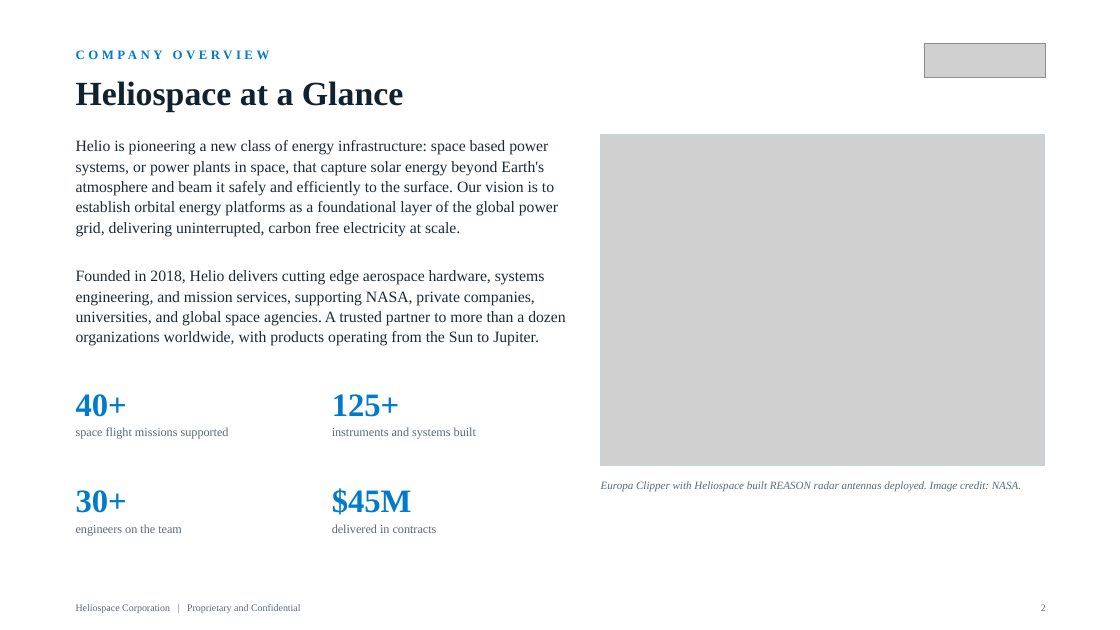
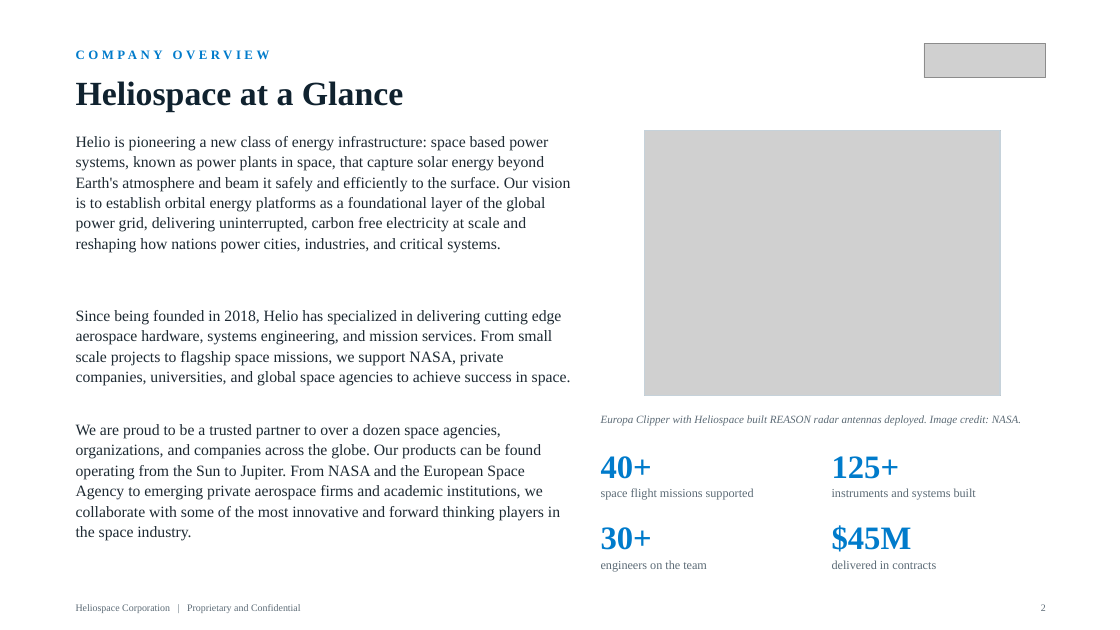
Before and after one commit to anthonyleedu/anthonyleedu, a slide deck: slide 2 of Heliospace_Investor_Overview.pptx. Drawn at 1120x630 pixels with LibreOffice and Linux fonts; fonts in the diff are those of the drawing; grey boxes stand for pictures. Boxes give left, top, right and bottom in pixels: in the first picture for what was removed or moved away, otherwise in the second. Text is boxed around its words. In the diff, an @@ line names an element or a change of style, - is before the commit and + after.

```diff
--- a/Heliospace_Investor_Overview.pptx
+++ b/Heliospace_Investor_Overview.pptx
@@ text at <box>76,136,570,252</box>: text changed @@
-Helio is pioneering a new class of energy infrastructure: space based power systems, or power plants in space, that capture solar energy beyond Earth's atmosphere and beam it safely and efficiently to the surface. Our vision is to establish orbital energy platforms as a foundational layer of the global power grid, delivering uninterrupted, carbon free electricity at scale.
+Helio is pioneering a new class of energy infrastructure: space based power systems, known as power plants in space, that capture solar energy beyond Earth's atmosphere and beam it safely and efficiently to the surface. Our vision is to establish orbital energy platforms as a foundational layer of the global power grid, delivering uninterrupted, carbon free electricity at scale and reshaping how nations power cities, industries, and critical systems.
@@ picture: place and size @@
-picture at <box>601,134,1044,465</box>
+picture at <box>644,130,1000,396</box>
@@ rectangle: place and size @@
-rectangle at <box>601,134,1044,465</box>
+rectangle at <box>644,130,1000,396</box>
@@ text at <box>76,310,571,385</box>: text changed @@
-Founded in 2018, Helio delivers cutting edge aerospace hardware, systems engineering, and mission services, supporting NASA, private companies, universities, and global space agencies. A trusted partner to more than a dozen organizations worldwide, with products operating from the Sun to Jupiter.
+Since being founded in 2018, Helio has specialized in delivering cutting edge aerospace hardware, systems engineering, and mission services. From small scale projects to flagship space missions, we support NASA, private companies, universities, and global space agencies to achieve success in space.
@@ text "Europa Clipper with Heliospace built ...": place and size @@
-text "Europa Clipper with Heliospace built ..." at <box>601,481,1021,491</box>
+text "Europa Clipper with Heliospace built ..." at <box>601,415,1021,426</box>
@@ text added at <box>76,424,560,540</box>, 13.5 pt, text #1E2A33 @@
+We are proud to be a trusted partner to over a dozen space agencies, organizations, and companies across the globe. Our products can be found operating from the Sun to Jupiter. From NASA and the European Space Agency to emerging private aerospace firms and academic institutions, we collaborate with some of the most innovative and forward thinking players in the space industry.
@@ text "40+": place and size @@
-text "40+" at <box>76,394,127,417</box>
+text "40+" at <box>601,456,652,479</box>
@@ text "125+": place and size @@
-text "125+" at <box>332,394,400,417</box>
+text "125+" at <box>832,456,900,479</box>
@@ text "space flight missions supported": place and size @@
-text "space flight missions supported" at <box>76,427,229,439</box>
+text "space flight missions supported" at <box>601,488,754,500</box>
@@ text "instruments and systems built": place and size @@
-text "instruments and systems built" at <box>332,427,476,439</box>
+text "instruments and systems built" at <box>832,488,976,500</box>
@@ text "30+": place and size @@
-text "30+" at <box>76,490,127,513</box>
+text "30+" at <box>601,527,652,550</box>
@@ text "$45M": place and size @@
-text "$45M" at <box>332,488,412,515</box>
+text "$45M" at <box>832,525,912,552</box>
@@ text "engineers on the team": place and size @@
-text "engineers on the team" at <box>76,524,182,536</box>
+text "engineers on the team" at <box>601,560,707,572</box>
@@ text "delivered in contracts": place and size @@
-text "delivered in contracts" at <box>332,524,437,533</box>
+text "delivered in contracts" at <box>832,560,936,569</box>
```
Also in this commit, not shown: 2 other slides changed.
